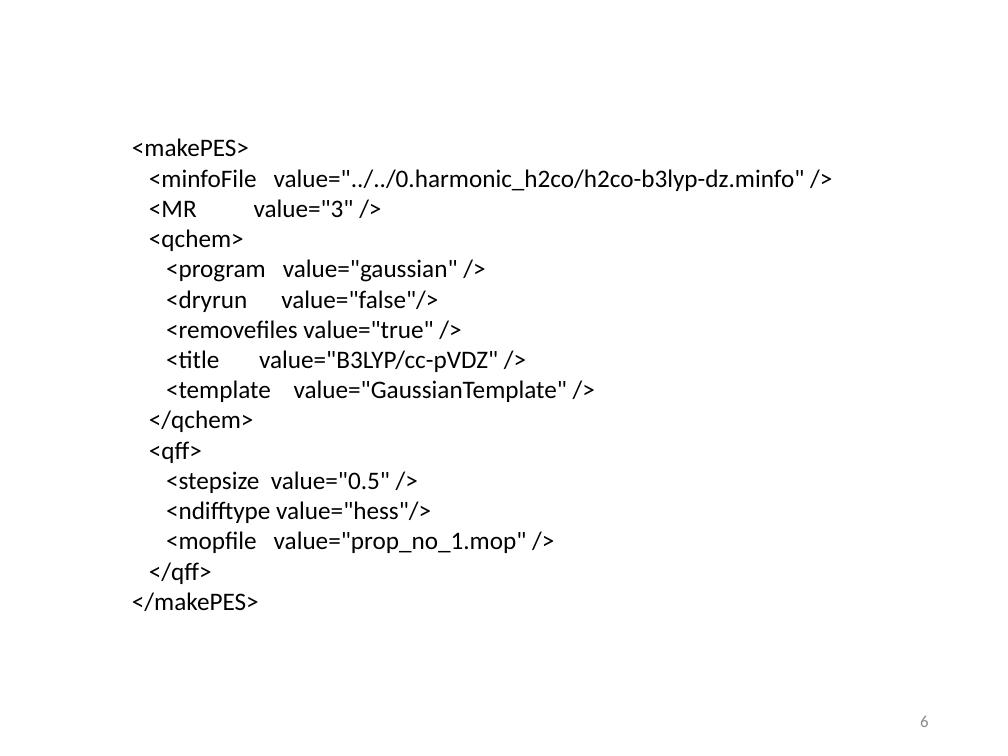
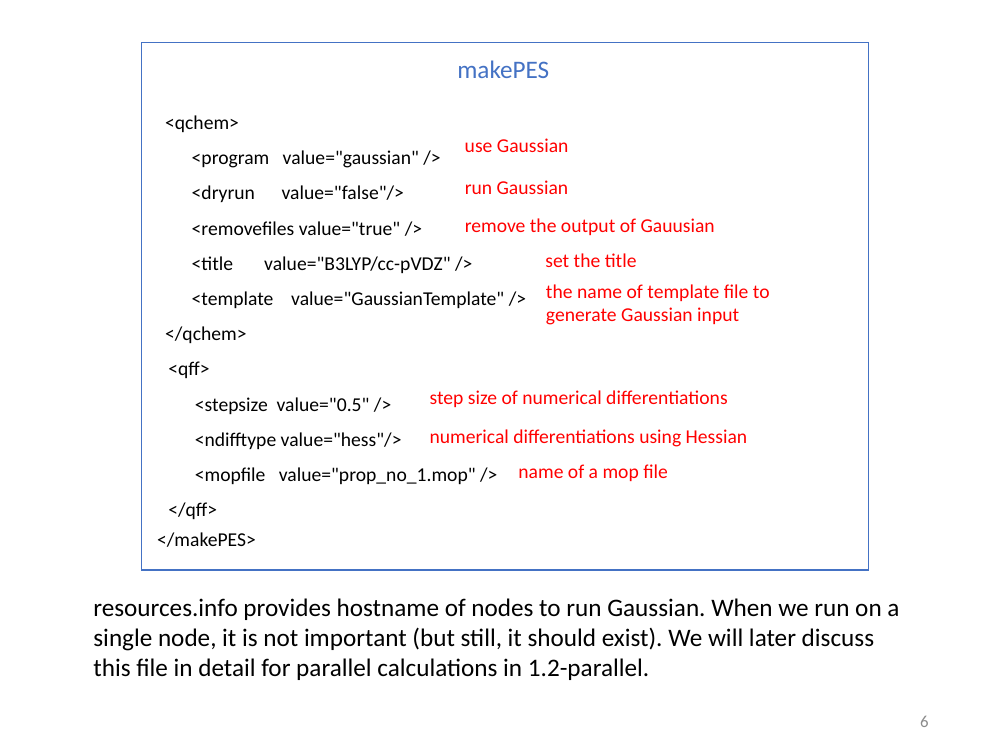
Before and after one commit to yagikiyoshi/sindo, a slide deck: slide 7 of doc/MakePES/usage_MakePES.pptx. Drawn at 1008x756 pixels with LibreOffice and Linux fonts; fonts in the diff are those of the drawing. Boxes give left, top, right and bottom in pixels: in the first picture for what was removed or moved away, otherwise in the second. Text is boxed around its words. In the diff, an @@ line names an element or a change of style, - is before the commit and + after.

```diff
--- a/doc/MakePES/usage_MakePES.pptx
+++ b/doc/MakePES/usage_MakePES.pptx
@@ rectangle added at box(141, 42, 868, 571), outline #4472C4 1 pt @@
@@ text added at box(457, 60, 549, 78), 18 pt, text #4472C4 @@
+makePES
@@ text "<qchem>": place and size @@
-text "<qchem>" at box(132, 138, 805, 611)
+text "<qchem>" at box(165, 115, 504, 343)
@@ text "<qchem>" at box(165, 115, 504, 343): size 18 to 14 pt; line spacing 1 to 1.5 @@
@@ text at box(132, 138, 805, 217): paragraphs removed @@
-<makePES>
-<minfoFile value="../../0.harmonic_h2co/h2co-b3lyp-dz.minfo" />
-<MR value="3" />
@@ text added at box(465, 138, 569, 152), 14 pt, text #FF0000 @@
+use Gaussian
@@ text added at box(465, 180, 569, 194), 14 pt, text #FF0000 @@
+run Gaussian
@@ text added at box(465, 218, 715, 235), 14 pt, text #FF0000 @@
+remove the output of Gauusian
@@ text added at box(545, 253, 637, 267), 14 pt, text #FF0000 @@
+set the title
@@ text added at box(546, 284, 770, 325), 14 pt, text #FF0000 @@
+the name of template file to generate Gaussian input
@@ text added at box(168, 361, 476, 519), 14 pt, text #000000 @@
+<qff>
+<stepsize value="0.5" />
+<ndifftype value="hess"/>
+<mopfile value="prop_no_1.mop" />
+</qff>
@@ text added at box(430, 390, 727, 407), 14 pt, text #FF0000 @@
+step size of numerical differentiations
@@ text at box(132, 441, 527, 611): paragraphs removed @@
-<qff>
-<stepsize value="0.5" />
-<ndifftype value="hess"/>
-<mopfile value="prop_no_1.mop" />
-</qff>
-</makePES>
@@ text added at box(430, 429, 748, 447), 14 pt, text #FF0000 @@
+numerical differentiations using Hessian
@@ text added at box(518, 464, 668, 481), 14 pt, text #FF0000 @@
+name of a mop file
@@ text added at box(157, 532, 256, 547), 14 pt, text #000000 @@
+</makePES>
@@ text added at box(93, 598, 899, 680), 18 pt, text #000000 @@
+resources.info provides hostname of nodes to run Gaussian. When we run on a single node, it is not important (but still, it should exist). We will later discuss this file in detail for parallel calculations in 1.2-parallel.
```
Also in this commit, not shown: 11 other slides changed, 36 slides added, 4 slides removed, 4 other files.
